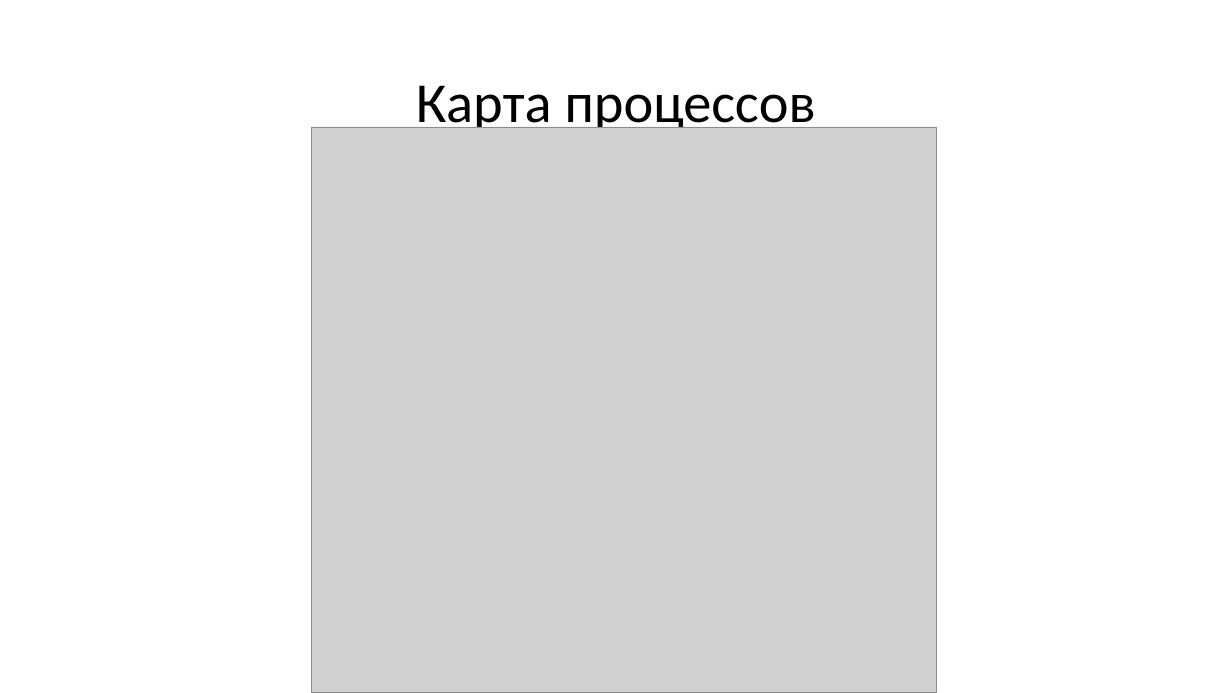
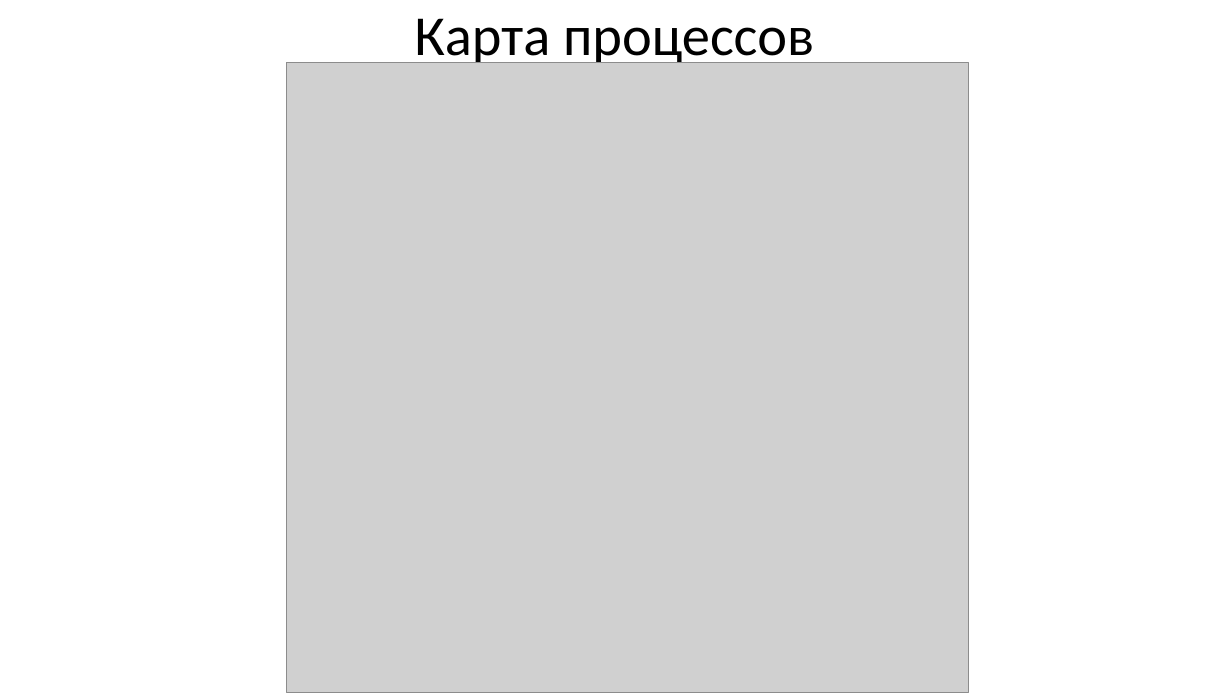
Before and after one commit to Raccoonn78/MagiCtr, a slide deck: slide 2 of 2 семестр/Управление бизнес-процессами/пр6/пр6.pptx. Drawn at 1232x693 pixels with LibreOffice and Linux fonts; fonts in the diff are those of the drawing; grey boxes stand for pictures. Boxes give left, top, right and bottom in pixels: in the first picture for what was removed or moved away, otherwise in the second. Text is boxed around its words. In the diff, an @@ line names an element or a change of style, - is before the commit and + after.

```diff
--- a/2 семестр/Управление бизнес-процессами/пр6/пр6.pptx
+++ b/2 семестр/Управление бизнес-процессами/пр6/пр6.pptx
@@ title "Карта процессов": place and size @@
-title "Карта процессов" at [416,85,816,135]
+title "Карта процессов" at [414,18,814,69]
@@ picture: place and size @@
-picture at [312,127,937,693]
+picture at [287,63,968,693]
```
Also in this commit, not shown: 2 other slides changed, 8 other files.
